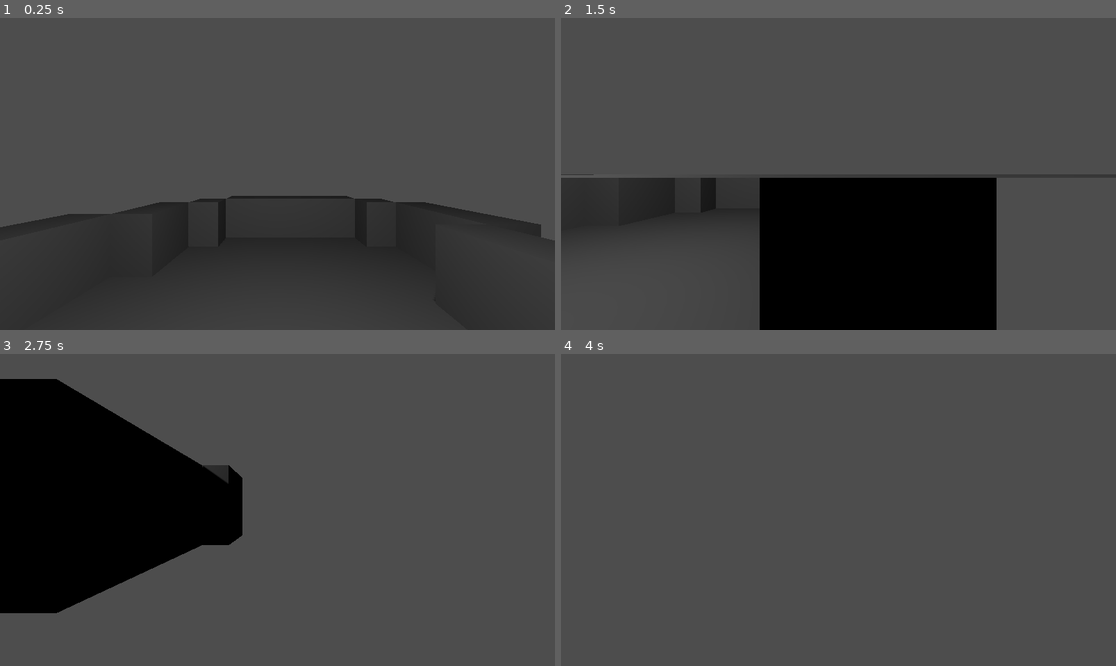
Above: before the commit, frames 1-4 (two rows, left to right).
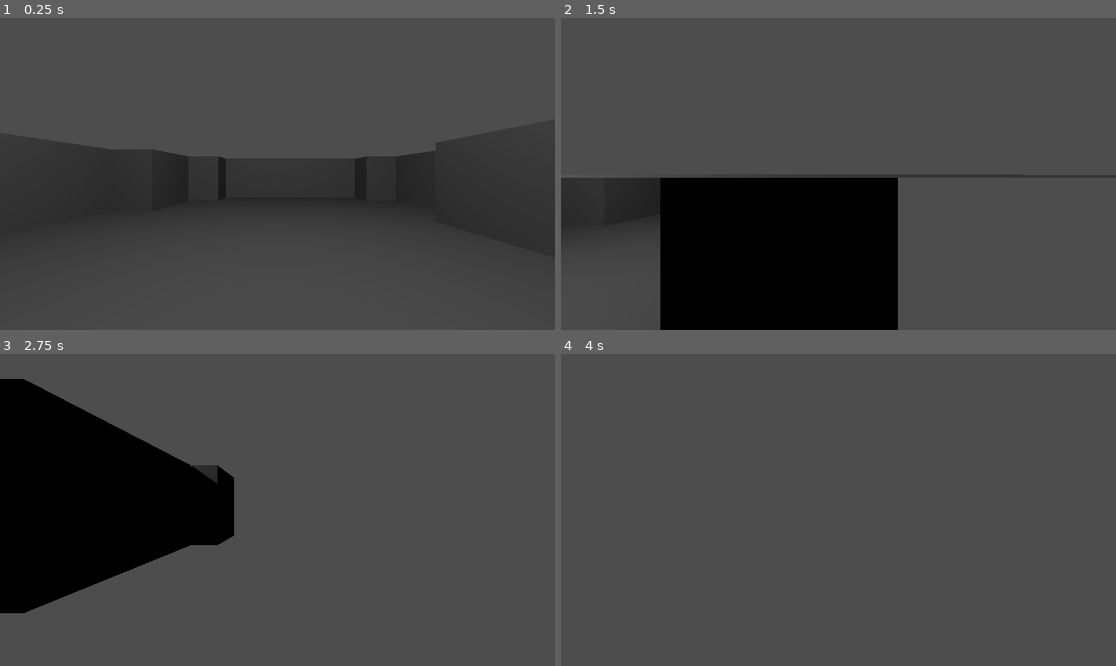
Above: after the commit, the same moments.

Repository: scicluna/crawleralpha
Game: Godot game, scene res://Test_Room.tscn
Same seed, same stepped clock (60 frames per second), same inputs: the game is played once before the commit and once after it. Before the commit the project starts from res://testroom.tscn.
Inputs:
- Up to frame 1 (0.25 s): no input
- Up to frame 2 (1.5 s): tap Enter (ui_accept) at 0.5, 0.77 s; hold Right (ui_right) 0.53-1.28 s; hold Down (ui_down) from 1.28 s (still down)
- Up to frame 3 (2.75 s): tap Enter (ui_accept) at 1.52 s; release Down (ui_down) at 2.03 s; hold Right (ui_right) from 2.03 s (still down)
- Up to frame 4 (4 s): release Right (ui_right) at 2.78 s; hold Up (ui_up) 2.78-3.53 s; tap Enter (ui_accept) at 3.02, 3.77 s; hold Left (ui_left) from 3.53 s (still down)

The runs differ from the first frame. In frame 1, 19% of the frame differs, in the area x 0-100%, y 39-100%; in frame 2, 17%; in frame 3, 2.5%; in frame 4, nothing differs.

Commit message:
renamed some things

Diff:
--- a/Game/meshes.tscn
+++ b/Game/Meshes/Meshes.tscn
@@ -8,7 +8,7 @@
 [sub_resource type="BoxMesh" id="BoxMesh_lp2bm"]
 size = Vector3(1, 2, 1)
 
-[node name="meshes" type="Node3D"]
+[node name="Meshes" type="Node3D"]
 
 [node name="Floor" type="MeshInstance3D" parent="."]
 transform = Transform3D(1, 0, 0, 0, 1, 0, 0, 0, 1, 1.49392, 0, 0)
--- a/Game/testroom.tscn
+++ b/Game/Test_Room.tscn
@@ -1,10 +1,10 @@
 [gd_scene load_steps=10 format=3 uid="uid://d2bn76ausil4o"]
 
-[ext_resource type="PackedScene" uid="uid://cra5h5u0q4r6f" path="res://player.tscn" id="1_gfc5i"]
+[ext_resource type="PackedScene" uid="uid://cra5h5u0q4r6f" path="res://Player.tscn" id="1_p4vjc"]
 
 [sub_resource type="BoxMesh" id="BoxMesh_02kil"]
 
-[sub_resource type="Image" id="Image_xf6ti"]
+[sub_resource type="Image" id="Image_4q54e"]
 data = {
 "data": PackedByteArray(0, 0, 0, 0, 0, 0, 0, 0, 0, 0, 0, 0, 0, 0, 0, 0, 0, 0, 0, 0, 0, 0, 0, 0, 0, 0, 0, 0, 0, 0, 0, 0, …(71905 unchanged characters)…
 "format": "RGBA8",
@@ -48,13 +48,13 @@
 item/1/navigation_layers = 1
 item/1/preview = SubResource("ImageTexture_1j8dx")
 
-[node name="test_room" type="Node3D"]
+[node name="Test_Room" type="Node3D"]
 metadata/_edit_lock_ = true
 
-[node name="player" parent="." instance=ExtResource("1_gfc5i")]
-transform = Transform3D(1, 0, 0, 0, 1, 0, 0, 0, 1, 0, 3.28635, 0.856762)
+[node name="Player" parent="." instance=ExtResource("1_p4vjc")]
+transform = Transform3D(1, 0, 0, 0, 1, 0, 0, 0, 1, 0, 1.73379, 0.856762)
 
-[node name="GridMap" type="GridMap" parent="."]
+[node name="Grid_Map" type="GridMap" parent="."]
 mesh_library = SubResource("MeshLibrary_0llrc")
 cell_size = Vector3(1, 1, 1)
 cell_center_y = false
@@ -62,10 +62,11 @@
 "cells": PackedInt32Array(65535, 0, 0, 65535, 65535, 0, 65534, 65535, 0, 65534, 0, 0, 65534, 1, 0, 65535, 1, 0, 1, 1, 0 …(1728 unchanged characters)…
 }
 metadata/_editor_floor_ = Vector3(0, 1, 0)
+metadata/_edit_group_ = true
 
-[node name="lights" type="Node3D" parent="GridMap"]
+[node name="lights" type="Node3D" parent="Grid_Map"]
 
-[node name="OmniLight3D" type="OmniLight3D" parent="GridMap/lights"]
+[node name="OmniLight3D" type="OmniLight3D" parent="Grid_Map/lights"]
 transform = Transform3D(1, 0, 0, 0, 1, 0, 0, 0, 1, 0, 4.82657, 0)
 shadow_enabled = true
 omni_range = 185.342
--- a/Game/player.tscn
+++ b/Game/player.tscn
@@ -1,12 +1,12 @@
 [gd_scene load_steps=4 format=3 uid="uid://cra5h5u0q4r6f"]
 
-[ext_resource type="Script" path="res://player.gd" id="1_ee71i"]
+[ext_resource type="Script" path="res://Player.gd" id="1_ee71i"]
 
 [sub_resource type="BoxMesh" id="BoxMesh_wjinp"]
 
 [sub_resource type="BoxShape3D" id="BoxShape3D_vkid1"]
 
-[node name="player" type="CharacterBody3D"]
+[node name="Player" type="CharacterBody3D"]
 visible = false
 script = ExtResource("1_ee71i")
 
--- a/Game/project.godot
+++ b/Game/project.godot
@@ -11,5 +11,5 @@
 [application]
 
 config/name="crawleralpha"
-run/main_scene="res://testroom.tscn"
+run/main_scene="res://Test_Room.tscn"
 config/features=PackedStringArray("4.2", "Forward Plus")
Renamed: Game/meshes.tres -> Game/Meshes/Meshes.tres
Not shown: 2 places in Game/Test_Room.tscn that only renumber resources
